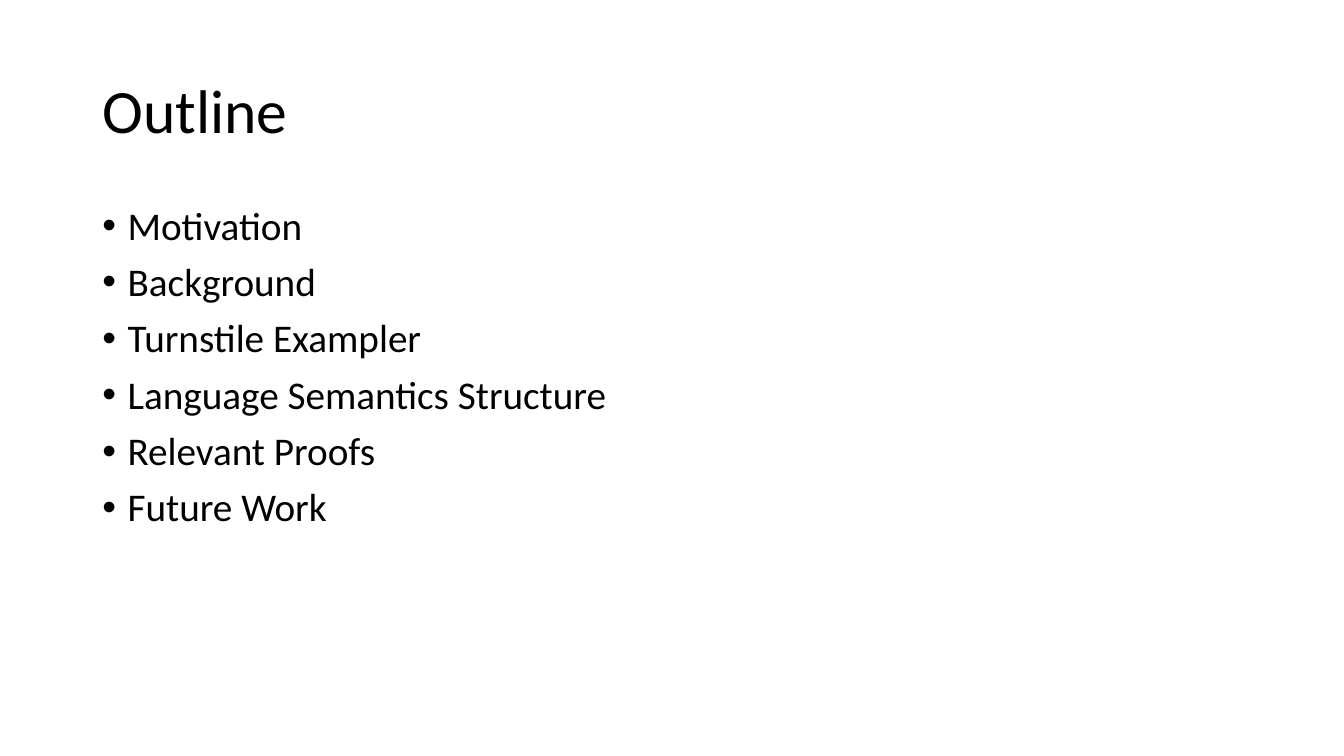
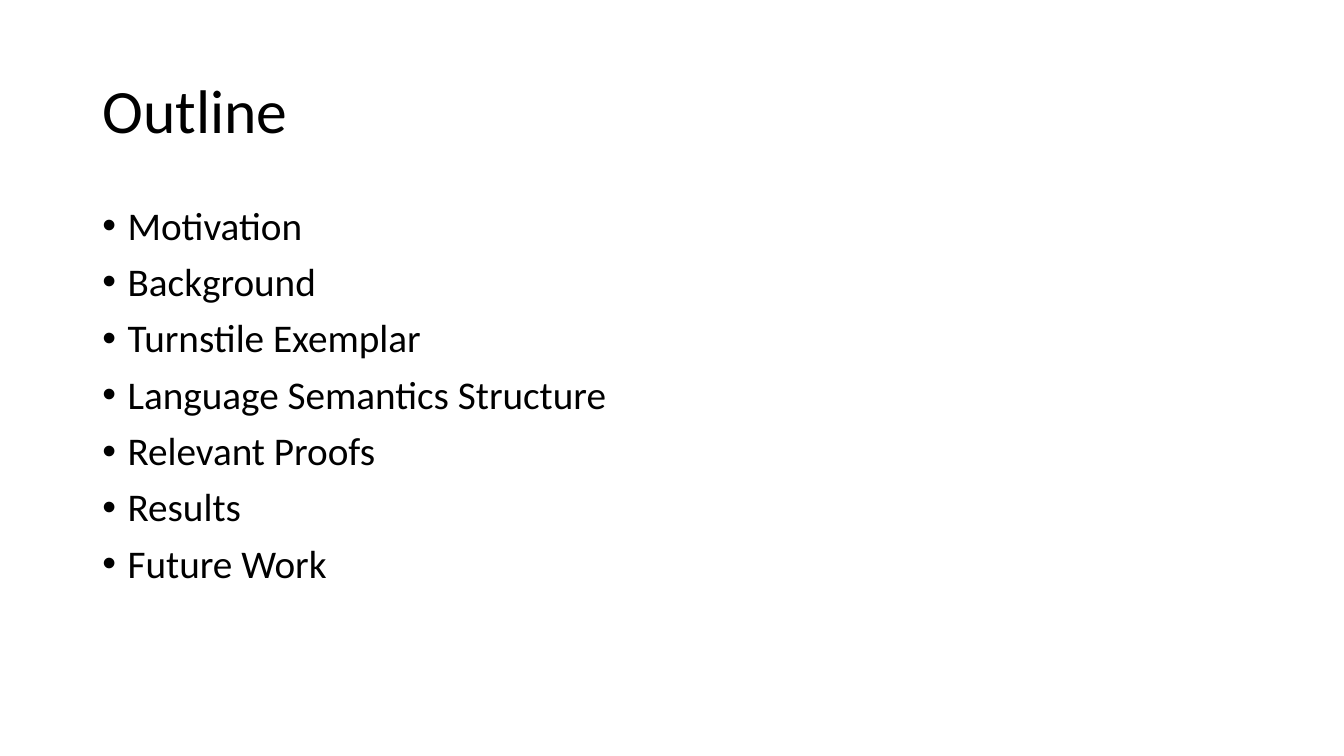
Before and after one commit to kmorris3/rodin_scxml_plugin, a slide deck: slide 2 of manuscripts/ICTAC2023/ICTAC-2023-Presentation.pptx. Drawn at 1344x756 pixels with LibreOffice and Linux fonts; fonts in the diff are those of the drawing. Boxes give left, top, right and bottom in pixels: in the first picture for what was removed or moved away, otherwise in the second. Text is boxed around its words. In the diff, an @@ line names an element or a change of style, - is before the commit and + after.

```diff
--- a/manuscripts/ICTAC2023/ICTAC-2023-Presentation.pptx
+++ b/manuscripts/ICTAC2023/ICTAC-2023-Presentation.pptx
@@ text at box(128, 324, 421, 359): text changed @@
-• Turnstile Exampler
+• Turnstile Exemplar
@@ text at box(128, 493, 241, 522): paragraph added @@
+• Results
```
Also in this commit, not shown: 5 other slides changed, 4 slides added, 3 slides removed.
